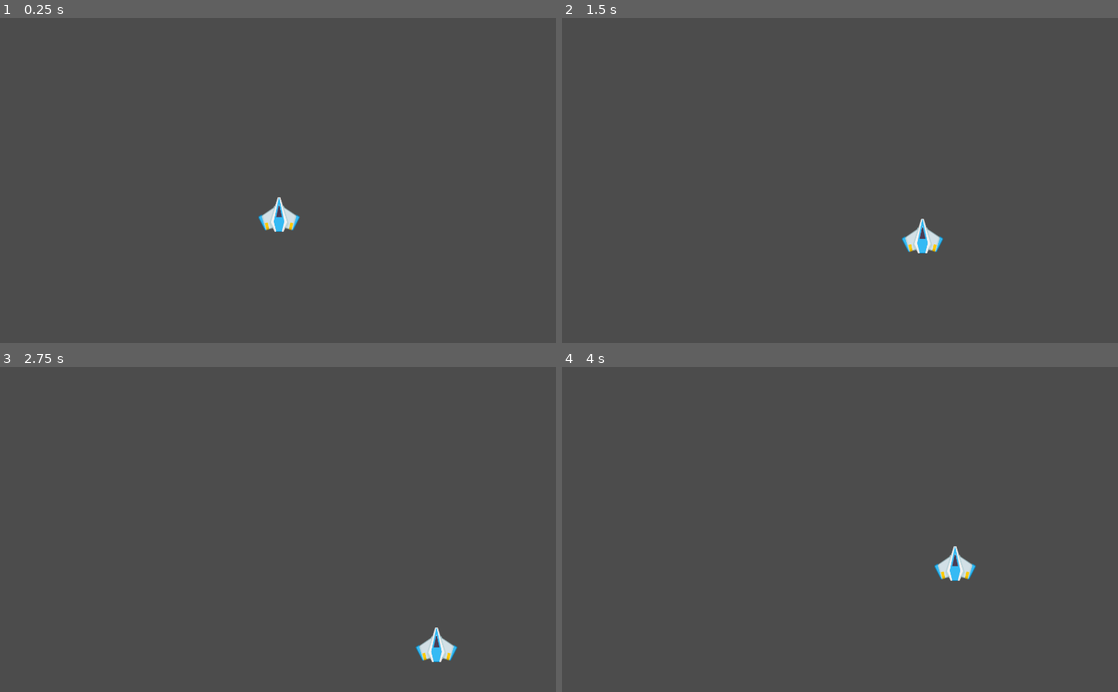
Above: before the commit, frames 1-4 (two rows, left to right).
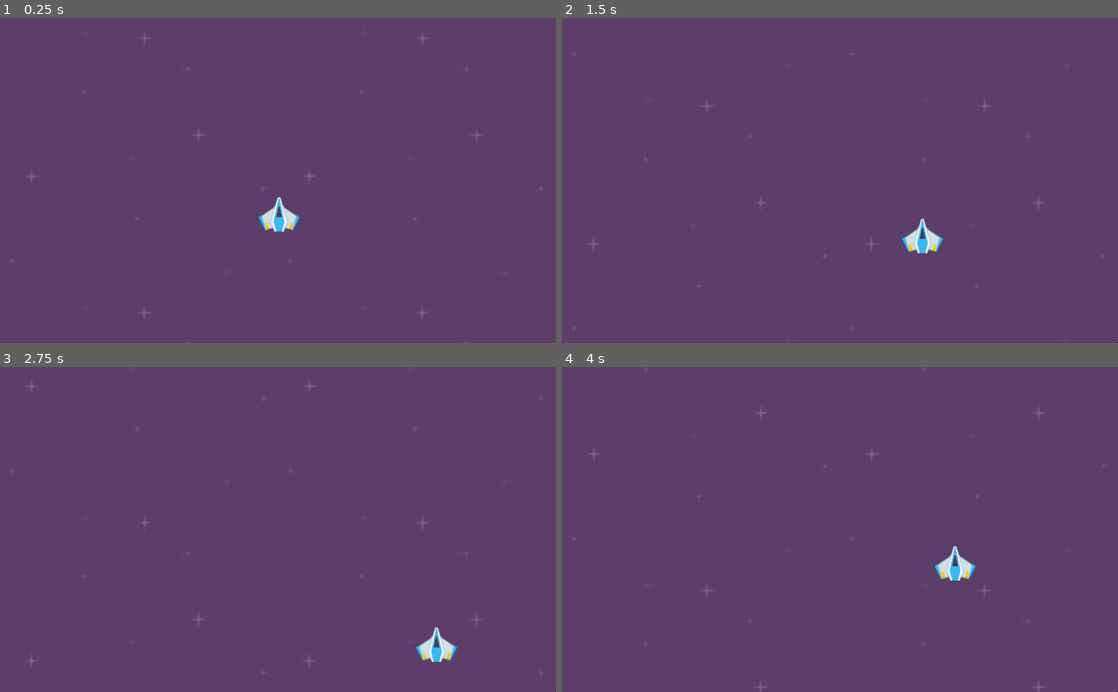
Above: after the commit, the same moments.

Repository: smokecastles/gameoff2018
Game: Godot game, scene res://Scenes/SpaceShooterTest/SpaceShooterTest.tscn
Two runs of this game, one before a commit and one after it. Both use one fixed random seed, a clock stepped at 60 frames per second and the inputs below.
Inputs:
- Up to frame 1 (0.25 s): no input
- Up to frame 2 (1.5 s): hold Right (ui_right) 0.53-1.28 s; hold Down (ui_down) from 1.28 s (still down)
- Up to frame 3 (2.75 s): release Down (ui_down) at 2.03 s; hold Right (ui_right) from 2.03 s (still down)
- Up to frame 4 (4 s): release Right (ui_right) at 2.78 s; hold Up (ui_up) 2.78-3.53 s; hold Left (ui_left) from 3.53 s (still down)

The runs differ from the first frame. In frame 1, 100% of the frame differs, in the area x 0-100%, y 0-100%; in frame 2, 100%; in frame 3, 100%; in frame 4, 100%.

Commit message:
Background Stars
Added a moving background

Diff:
--- a/Scenes/SpaceShooterTest/SpaceShooterTest.tscn
+++ b/Scenes/SpaceShooterTest/SpaceShooterTest.tscn
@@ -1,7 +1,9 @@
-[gd_scene load_steps=4 format=2]
+[gd_scene load_steps=6 format=2]
 
-[ext_resource path="res://Scripts/Ship.gd" type="Script" id=1]
-[ext_resource path="res://Sprites/playerShip2_blue.png" type="Texture" id=2]
+[ext_resource path="res://Sprites/purple.png" type="Texture" id=1]
+[ext_resource path="res://Scripts/Stars.gd" type="Script" id=2]
+[ext_resource path="res://Scripts/Ship.gd" type="Script" id=3]
+[ext_resource path="res://Sprites/playerShip2_blue.png" type="Texture" id=4]
 
 [sub_resource type="RectangleShape2D" id=1]
 
@@ -10,7 +12,69 @@
 
 [node name="Node2D" type="Node2D" index="0"]
 
-[node name="Area2D" type="Area2D" parent="." index="0"]
+[node name="BackgroundParent" type="Node2D" parent="." index="0"]
+
+[node name="AuxBackground" type="Sprite" parent="BackgroundParent" index="0"]
+
+position = Vector2( 513.383, 304.164 )
+scale = Vector2( 3.9964, 2.30608 )
+texture = ExtResource( 1 )
+
+[node name="Background" type="Sprite" parent="BackgroundParent" index="1"]
+
+position = Vector2( 255.155, 344.846 )
+scale = Vector2( 2, 2 )
+texture = ExtResource( 1 )
+script = ExtResource( 2 )
+_sections_unfolded = [ "Offset", "Transform", "Z Index" ]
+velocity = Vector2( 0, 100 )
+
+[node name="Background2" type="Sprite" parent="BackgroundParent" index="2"]
+
+position = Vector2( 767.071, 344.994 )
+scale = Vector2( 2, 2 )
+texture = ExtResource( 1 )
+script = ExtResource( 2 )
+_sections_unfolded = [ "Offset", "Transform", "Z Index" ]
+velocity = Vector2( 0, 100 )
+
+[node name="Background3" type="Sprite" parent="BackgroundParent" index="3"]
+
+position = Vector2( 767.82, -161.682 )
+scale = Vector2( 2, 2 )
+texture = ExtResource( 1 )
+script = ExtResource( 2 )
+_sections_unfolded = [ "Offset", "Transform", "Z Index" ]
+velocity = Vector2( 0, 100 )
+
+[node name="Background4" type="Sprite" parent="BackgroundParent" index="4"]
+
+position = Vector2( 255.903, -161.682 )
+scale = Vector2( 2, 2 )
+texture = ExtResource( 1 )
+script = ExtResource( 2 )
+_sections_unfolded = [ "Offset", "Transform", "Z Index" ]
+velocity = Vector2( 0, 100 )
+
+[node name="Background5" type="Sprite" parent="BackgroundParent" index="5"]
+
+position = Vector2( 255.704, -672.193 )
+scale = Vector2( 2, 2 )
+texture = ExtResource( 1 )
+script = ExtResource( 2 )
+_sections_unfolded = [ "Offset", "Transform", "Z Index" ]
+velocity = Vector2( 0, 100 )
+
+[node name="Background6" type="Sprite" parent="BackgroundParent" index="6"]
+
+position = Vector2( 767.62, -672.193 )
+scale = Vector2( 2, 2 )
+texture = ExtResource( 1 )
+script = ExtResource( 2 )
+_sections_unfolded = [ "Offset", "Transform", "Z Index" ]
+velocity = Vector2( 0, 100 )
+
+[node name="Area2D" type="Area2D" parent="." index="1"]
 
 position = Vector2( 515.444, 364.98 )
 scale = Vector2( 3.9012, 3.24633 )
@@ -21,18 +85,17 @@
 angular_damp = 1.0
 audio_bus_override = false
 audio_bus_name = "Master"
-script = ExtResource( 1 )
+script = ExtResource( 3 )
 
-[node name="Sprite" type="Sprite" parent="Area2D" index="0"]
+[node name="CollisionShape2D" type="CollisionShape2D" parent="Area2D" index="0"]
+
+scale = Vector2( 0.999997, 1 )
+shape = SubResource( 1 )
+_sections_unfolded = [ "Transform", "Z Index" ]
+
+[node name="Sprite" type="Sprite" parent="Area2D" index="1"]
 
 position = Vector2( -0.347017, -0.703963 )
 scale = Vector2( 0.175439, 0.265563 )
-texture = ExtResource( 2 )
+texture = ExtResource( 4 )
 _sections_unfolded = [ "Animation", "Material", "Offset", "Pause", "Transform", "Visibility", "Z Index" ]
-
-[node name="CollisionShape2D" type="CollisionShape2D" parent="Area2D/Sprite" index="0"]
-
-position = Vector2( 1.97797, 2.65085 )
-scale = Vector2( 5.69997, 3.76559 )
-shape = SubResource( 1 )
-_sections_unfolded = [ "Transform", "Z Index" ]
--- /dev/null
+++ b/Scenes/Stars.tscn
@@ -0,0 +1,3 @@
+[gd_scene format=2]
+
+[node name="Node" type="Node" index="0"]
--- /dev/null
+++ b/Scripts/Stars.gd
@@ -0,0 +1,15 @@
+extends Sprite
+
+export var velocity = Vector2()
+onready var size = texture.get_size()
+
+func _ready():
+	set_process(true)
+	pass
+
+func _process(delta):
+	translate(velocity * delta)
+
+	if position.y >= (get_viewport().get_visible_rect().size.y + size.y):
+		position = Vector2(position.x, -672.193)
+	pass
--- a/project.godot
+++ b/project.godot
@@ -16,11 +16,16 @@
 
 [display]
 
-window/size/test_width=512
-window/size/test_height=300
+window/size/test_width=1024
+window/size/test_height=600
 window/stretch/mode="2d"
 window/stretch/aspect="keep"
 
+[global]
+
+resolution=false
+
 [rendering]
 
+environment/default_clear_color=Color( 0, 0, 0, 1 )
 environment/default_environment="res://default_env.tres"
Binary file added: Sprites/purple.png
Not shown, added: Sprites/purple.png.import
